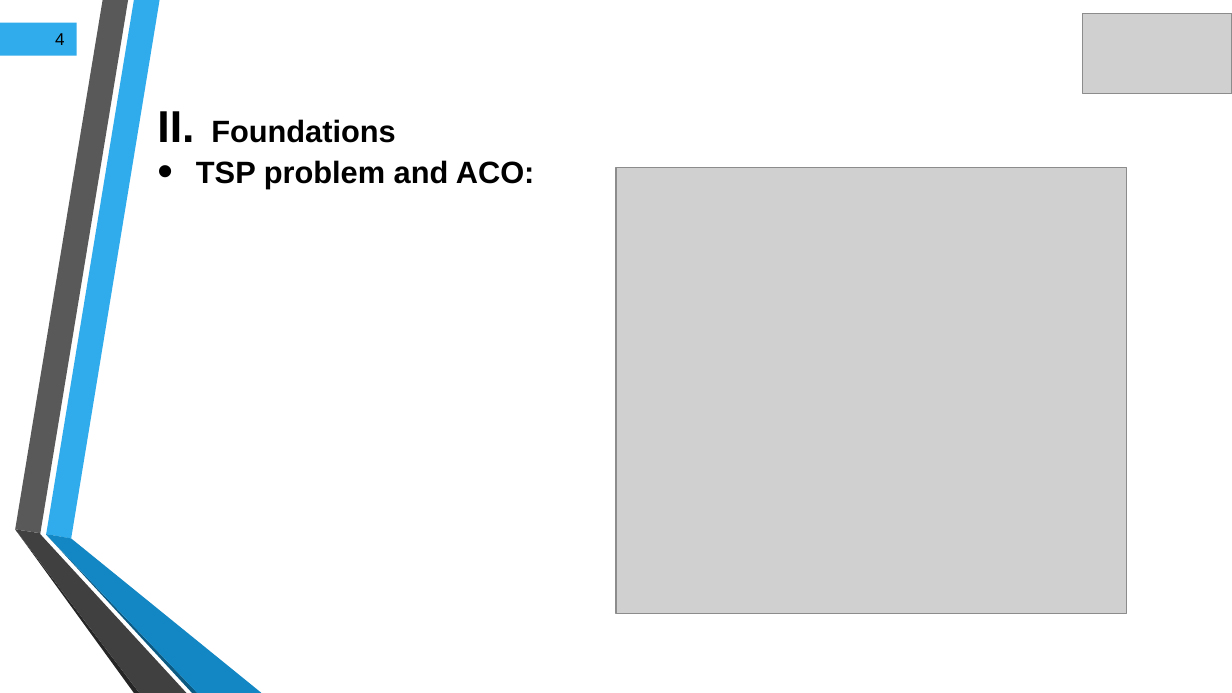
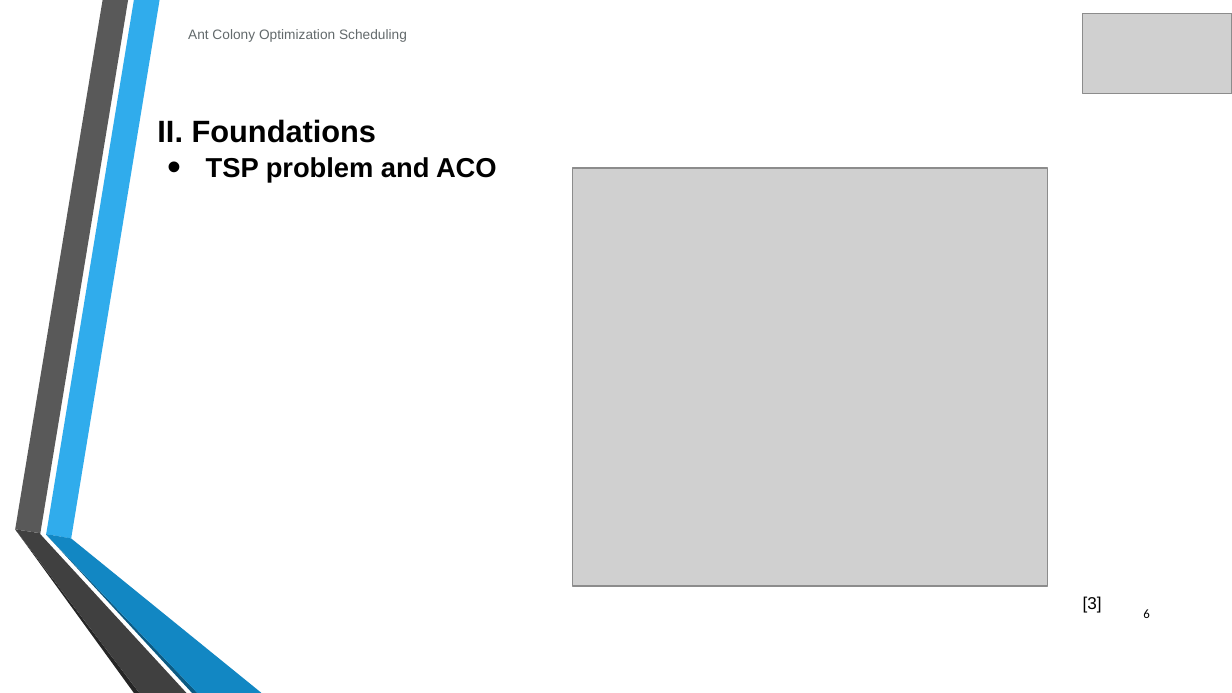
Before and after one commit to JaouaherBelgacem/Ant-Colony-Optimization, a slide deck: slide 6 of Final submission/Presentation/ACO presentation draft.pptx. Drawn at 1232x693 pixels with LibreOffice and Linux fonts; fonts in the diff are those of the drawing; grey boxes stand for pictures; background and template pictures are left out. Boxes give left, top, right and bottom in pixels: in the first picture for what was removed or moved away, otherwise in the second. Text is boxed around its words. In the diff, an @@ line names an element or a change of style, - is before the commit and + after.

```diff
--- a/Final submission/Presentation/ACO presentation draft.pptx
+++ b/Final submission/Presentation/ACO presentation draft.pptx
@@ rectangle removed at (x1=0, y1=22, x2=76, y2=55) @@
-4
@@ text added at (x1=188, y1=29, x2=407, y2=42), 8 pt, text #636A6C @@
+Ant Colony Optimization Scheduling
@@ text at (x1=157, y1=119, x2=377, y2=143): text changed @@
-II. Foundations
+II. Foundations
@@ text at (x1=206, y1=157, x2=497, y2=183): text changed; size 18 to 16 pt @@
-• TSP problem and ACO:
+• TSP problem and ACO
@@ picture resized from (x1=616, y1=168, x2=1127, y2=614) to (x1=573, y1=168, x2=1048, y2=585) @@
@@ text added at (x1=1083, y1=596, x2=1102, y2=613), 10 pt, text #000000 @@
+[3]
@@ page number added at (x1=1143, y1=609, x2=1150, y2=618), 7.5 pt, text #000000 @@
+6
```
Also in this commit, not shown: 5 other slides changed, 7 slides added, 7 slides removed, 1 other file.
